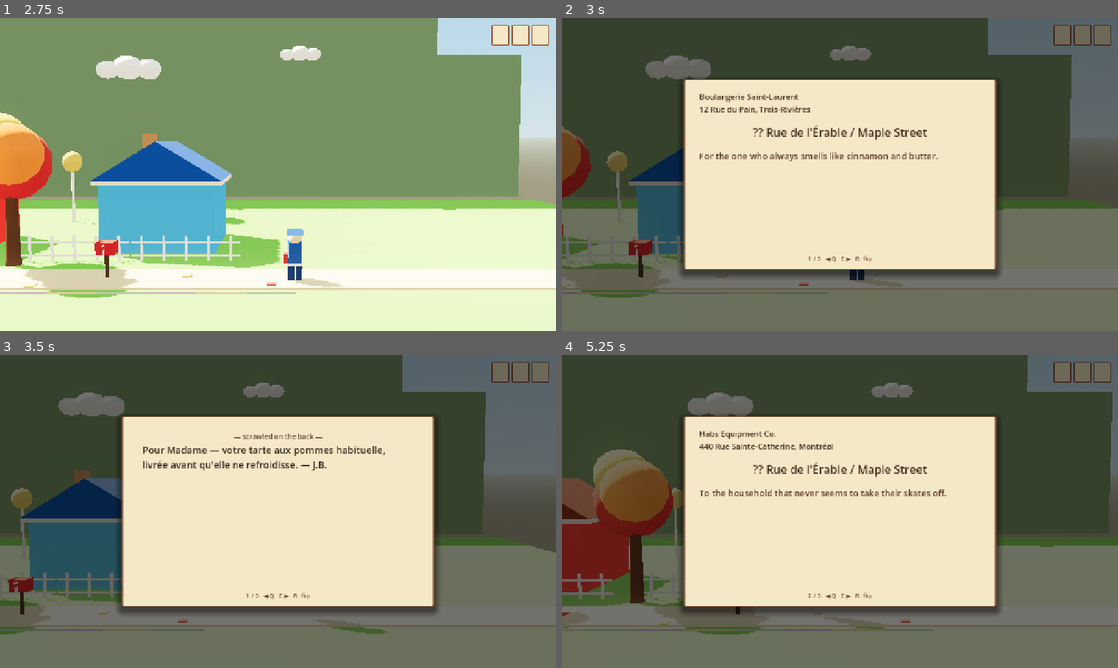
Above: before the commit, frames 1-4 (two rows, left to right).
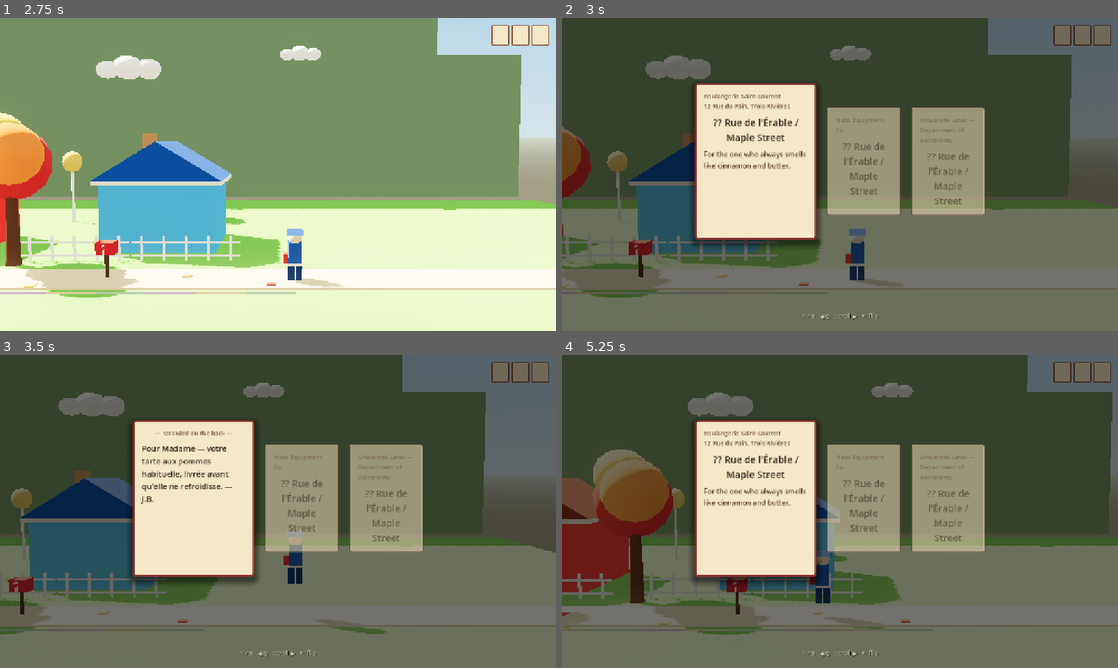
Above: after the commit, the same moments.

Repository: mariam-arab/Mailman
Game: Godot game, scene res://scenes/levels/neighborhood_01.tscn
Same seed, same stepped clock (60 frames per second), same inputs: the game is played once before the commit and once after it.
Inputs (mouse positions are in pixels of both pictures, inside the frame that each line leads up to):
- Up to frame 1 (2.75 s): tap Enter at 0.5 s; move the mouse to (400, 158) at 0.52 s; hold D (move_right) 0.53-1.28 s; hold R (flip_letter) 0.53-1.28 s; tap Space (jump) at 0.77, 1.52 s; tap E (interact) at 0.8, 1.35, 2.3 s; move the mouse to (166, 190) at 1.27 s; hold A (move_left) 1.28-2.03 s; tap R (flip_letter) at 1.55 s; move the mouse to (333, 105) at 2.02 s; hold D (move_right) from 2.03 s (still down); hold R (flip_letter) from 2.03 s (still down)
- Up to frame 2 (3 s): keep holding D (move_right); move the mouse to (812, 237) at 2.77 s; release R (flip_letter) at 2.78 s; tap Tab (inspect_mail) at 2.85 s
- Up to frame 3 (3.5 s): keep holding D (move_right); tap Space (jump) at 3.02 s; tap R (flip_letter) at 3.05 s
- Up to frame 4 (5.25 s): move the mouse to (1006, 558) at 3.52 s; release D (move_right) at 3.53 s; hold E (interact) 3.53-4.28 s; hold A (move_left) from 3.53 s (still down); tap Space (jump) at 3.77, 4.52 s; move the mouse to (673, 464) at 4.27 s; tap Mouse wheel up (next_letter) at 4.35 s; tap R (flip_letter) at 4.55 s; move the mouse to (867, 511) at 5.02 s; hold Q (prev_letter) from 5.03 s (still down)

Frame 1 is identical in both runs. In frame 2, 27% of the frame differs, in the area x 21-79%, y 19-97%; in frame 3, 27%; in frame 4, 27%.

Commit message:
add letter carousel

Diff:
--- a/project.godot
+++ b/project.godot
@@ -62,8 +62,7 @@
 }
 next_letter={
 "deadzone": 0.5,
-"events": [Object(InputEventKey,"resource_local_to_scene":false,"resource_name":"","device":-1,"window_id":0,"alt_pressed":false,"shift_pressed":false,"ctrl_pressed":false,"meta_pressed":false,"pressed":false,"keycode":0,"physical_keycode":69,"key_label":0,"unicode":101,"location":0,"echo":false,"script":null)
-, Object(InputEventMouseButton,"resource_local_to_scene":false,"resource_name":"","device":-1,"window_id":0,"alt_pressed":false,"shift_pressed":false,"ctrl_pressed":false,"meta_pressed":false,"button_mask":0,"position":Vector2(0, 0),"global_position":Vector2(0, 0),"factor":1.0,"button_index":4,"canceled":false,"pressed":false,"double_click":false,"script":null)
+"events": [Object(InputEventMouseButton,"resource_local_to_scene":false,"resource_name":"","device":-1,"window_id":0,"alt_pressed":false,"shift_pressed":false,"ctrl_pressed":false,"meta_pressed":false,"button_mask":0,"position":Vector2(0, 0),"global_position":Vector2(0, 0),"factor":1.0,"button_index":4,"canceled":false,"pressed":false,"double_click":false,"script":null)
 ]
 }
 prev_letter={
--- a/scenes/ui/hud.tscn
+++ b/scenes/ui/hud.tscn
@@ -1,21 +1,6 @@
-[gd_scene load_steps=5 format=3 uid="uid://b1mailman1hud"]
+[gd_scene load_steps=4 format=3 uid="uid://b1mailman1hud"]
 
 [ext_resource type="Script" path="res://scripts/ui/hud.gd" id="1_hud"]
-
-[sub_resource type="StyleBoxFlat" id="StyleBox_envelope"]
-bg_color = Color(0.96, 0.91, 0.78, 1)
-border_color = Color(0.45, 0.28, 0.18, 1)
-border_width_left = 3
-border_width_right = 3
-border_width_top = 3
-border_width_bottom = 3
-corner_radius_top_left = 4
-corner_radius_top_right = 4
-corner_radius_bottom_left = 4
-corner_radius_bottom_right = 4
-shadow_color = Color(0, 0, 0, 0.45)
-shadow_size = 16
-shadow_offset = Vector2(0, 8)
 
 [sub_resource type="StyleBoxFlat" id="StyleBox_dim"]
 bg_color = Color(0, 0, 0, 0.55)
@@ -77,81 +62,31 @@
 anchor_bottom = 1.0
 theme_override_styles/panel = SubResource("StyleBox_dim")
 
-[node name="Envelope" type="Panel" parent="Inspection"]
-anchors_preset = 8
-anchor_left = 0.5
-anchor_top = 0.5
-anchor_right = 0.5
-anchor_bottom = 0.5
-offset_left = -360.0
-offset_top = -220.0
-offset_right = 360.0
-offset_bottom = 220.0
-theme_override_styles/panel = SubResource("StyleBox_envelope")
-
-[node name="Front" type="VBoxContainer" parent="Inspection/Envelope"]
+; Cards are added dynamically by hud.gd. alignment=1 centres them horizontally.
+; offset_bottom reserves space for the PagerHint label below.
+[node name="CarouselRow" type="HBoxContainer" parent="Inspection"]
 anchors_preset = 15
 anchor_right = 1.0
 anchor_bottom = 1.0
-offset_left = 36.0
-offset_top = 28.0
-offset_right = -36.0
-offset_bottom = -56.0
-theme_override_constants/separation = 22
+offset_left = 40.0
+offset_right = -40.0
+offset_bottom = -60.0
+alignment = 1
+theme_override_constants/separation = 24
 
-[node name="Sender" type="Label" parent="Inspection/Envelope/Front"]
-text = ""
-theme_override_font_sizes/font_size = 18
-theme_override_colors/font_color = Color(0.25, 0.18, 0.12, 1)
-
-[node name="Address" type="Label" parent="Inspection/Envelope/Front"]
-text = ""
-theme_override_font_sizes/font_size = 26
-theme_override_colors/font_color = Color(0.25, 0.18, 0.12, 1)
-horizontal_alignment = 1
-
-[node name="Recipient" type="Label" parent="Inspection/Envelope/Front"]
-text = ""
-autowrap_mode = 3
-theme_override_font_sizes/font_size = 20
-theme_override_colors/font_color = Color(0.35, 0.22, 0.15, 1)
-
-[node name="Back" type="VBoxContainer" parent="Inspection/Envelope"]
-visible = false
-anchors_preset = 15
+[node name="PagerHint" type="Label" parent="Inspection"]
+anchor_top = 1.0
 anchor_right = 1.0
 anchor_bottom = 1.0
-offset_left = 48.0
-offset_top = 36.0
-offset_right = -48.0
-offset_bottom = -56.0
-
-[node name="BackTitle" type="Label" parent="Inspection/Envelope/Back"]
-text = "— scrawled on the back —"
-theme_override_font_sizes/font_size = 16
-theme_override_colors/font_color = Color(0.4, 0.28, 0.20, 1)
-horizontal_alignment = 1
-
-[node name="Clue" type="Label" parent="Inspection/Envelope/Back"]
-text = ""
-autowrap_mode = 3
-theme_override_font_sizes/font_size = 22
-theme_override_colors/font_color = Color(0.20, 0.15, 0.10, 1)
-
-[node name="Pager" type="Label" parent="Inspection/Envelope"]
-anchors_preset = 7
-anchor_left = 0.5
-anchor_top = 1.0
-anchor_right = 0.5
-anchor_bottom = 1.0
-offset_left = -180.0
-offset_top = -36.0
-offset_right = 180.0
+offset_top = -44.0
 offset_bottom = -12.0
 text = ""
 horizontal_alignment = 1
 theme_override_font_sizes/font_size = 14
-theme_override_colors/font_color = Color(0.45, 0.30, 0.20, 1)
+theme_override_colors/font_color = Color(0.85, 0.80, 0.72, 1)
+theme_override_colors/font_shadow_color = Color(0, 0, 0, 0.7)
+theme_override_constants/shadow_offset_x = 1
+theme_override_constants/shadow_offset_y = 1
 
 [node name="Summary" type="Control" parent="."]
 visible = false
--- a/scripts/ui/hud.gd
+++ b/scripts/ui/hud.gd
@@ -1,28 +1,27 @@
 extends CanvasLayer
 ## Heads-up display for Special Delivery. Stays minimal — the spec wants
 ## immersion, so the HUD only shows: a stamp row tracking deliveries, a small
-## interaction prompt, the envelope inspection panel, and the end-of-day card.
+## interaction prompt, the letter carousel, and the end-of-day card.
 
 @onready var stamp_row: HBoxContainer = $StampRow
 @onready var prompt_label: Label = $PromptLabel
 @onready var inspection: Control = $Inspection
-@onready var inspect_envelope: Panel = $Inspection/Envelope
-@onready var inspect_front: VBoxContainer = $Inspection/Envelope/Front
-@onready var inspect_back: VBoxContainer = $Inspection/Envelope/Back
-@onready var sender_label: Label = $Inspection/Envelope/Front/Sender
-@onready var address_label: Label = $Inspection/Envelope/Front/Address
-@onready var recipient_label: Label = $Inspection/Envelope/Front/Recipient
-@onready var clue_label: Label = $Inspection/Envelope/Back/Clue
-@onready var pager_label: Label = $Inspection/Envelope/Pager
+@onready var carousel_row: HBoxContainer = $Inspection/CarouselRow
+@onready var pager_hint: Label = $Inspection/PagerHint
 @onready var summary: Control = $Summary
 @onready var summary_label: Label = $Summary/Center/SummaryLabel
 
 var _player: Node = null
 var _showing_inspection: bool = false
 var _showing_back: bool = false
+var _cards: Array = []
+
+var _style_selected: StyleBoxFlat
+var _style_idle: StyleBoxFlat
 
 
 func _ready() -> void:
+	_build_styles()
 	inspection.visible = false
 	summary.visible = false
 	prompt_label.text = ""
@@ -32,6 +31,23 @@
 	GameState.selected_letter_changed.connect(_on_selected_changed)
 
 
+func _build_styles() -> void:
+	_style_selected = StyleBoxFlat.new()
+	_style_selected.bg_color = Color(0.96, 0.91, 0.78)
+	_style_selected.border_color = Color(0.55, 0.20, 0.18)
+	_style_selected.set_border_width_all(4)
+	_style_selected.set_corner_radius_all(6)
+	_style_selected.shadow_color = Color(0, 0, 0, 0.45)
+	_style_selected.shadow_size = 16
+	_style_selected.shadow_offset = Vector2(0, 8)
+
+	_style_idle = StyleBoxFlat.new()
+	_style_idle.bg_color = Color(0.93, 0.87, 0.72)
+	_style_idle.border_color = Color(0.45, 0.28, 0.18)
+	_style_idle.set_border_width_all(2)
+	_style_idle.set_corner_radius_all(4)
+
+
 ## Bound by the level so HUD can release/recapture the mouse when inspecting.
 func bind_player(player: Node) -> void:
 	_player = player
@@ -47,8 +63,7 @@
 	elif _showing_inspection:
 		if event.is_action_pressed("flip_letter"):
 			_showing_back = not _showing_back
-			inspect_front.visible = not _showing_back
-			inspect_back.visible = _showing_back
+			_refresh_carousel()
 		elif event.is_action_pressed("next_letter"):
 			GameState.cycle_selection(1)
 		elif event.is_action_pressed("prev_letter"):
@@ -62,50 +77,144 @@
 	inspection.visible = _showing_inspection
 	if _showing_inspection:
 		_showing_back = false
-		inspect_front.visible = true
-		inspect_back.visible = false
-		_refresh_inspection()
-	# Release the mouse during inspection so the player can read comfortably.
+		_rebuild_carousel()
 	if _player and _player.has_method("set_input_active"):
 		_player.set_input_active(not _showing_inspection)
 
 
-func _refresh_inspection() -> void:
-	var letter = GameState.get_selected_letter()
-	if letter == null:
-		sender_label.text = ""
-		address_label.text = ""
-		recipient_label.text = ""
-		clue_label.text = ""
-		pager_label.text = "Bag empty"
-		return
-	# Front of envelope — sender block, smudged street, vague recipient.
-	sender_label.text = "%s\n%s" % [letter.sender_name, letter.sender_address]
-	address_label.text = letter.address_line
-	recipient_label.text = letter.recipient_description
-	# Back — handwritten clue.
-	clue_label.text = letter.clue_text
-	pager_label.text = "%d / %d   ◀ Q   E ▶   R: flip" % [
-		GameState.selected_index + 1, GameState.mail_bag.size()
-	]
+## Rebuilds all cards from the current mail bag — called on open and after delivery.
+func _rebuild_carousel() -> void:
+	for child in carousel_row.get_children():
+		child.queue_free()
+	_cards.clear()
+	for _i in GameState.mail_bag.size():
+		var card := _make_card()
+		carousel_row.add_child(card)
+		_cards.append(card)
+	_refresh_carousel()
+
+
+## Updates visual state of every card without recreating nodes.
+func _refresh_carousel() -> void:
+	var bag := GameState.mail_bag
+	var sel := GameState.selected_index
+	for i in _cards.size():
+		if i >= bag.size():
+			break
+		_apply_card_state(_cards[i], bag[i], i == sel)
+	if bag.size() > 0:
+		pager_hint.text = "%d / %d   ◀ Q   scroll ▶   R: flip" % [sel + 1, bag.size()]
+	else:
+		pager_hint.text = "Bag empty"
+
+
+func _apply_card_state(card: Panel, letter, is_selected: bool) -> void:
+	card.custom_minimum_size = Vector2(280, 360) if is_selected else Vector2(170, 250)
+	card.add_theme_stylebox_override("panel", _style_selected if is_selected else _style_idle)
+	card.modulate = Color.WHITE if is_selected else Color(1, 1, 1, 0.55)
+
+	var vbox: VBoxContainer = card.get_node("VBox")
+	var sender_lbl: Label = vbox.get_node("Sender")
+	var address_lbl: Label = vbox.get_node("Address")
+	var recipient_lbl: Label = vbox.get_node("Recipient")
+	var clue_header_lbl: Label = vbox.get_node("ClueHeader")
+	var clue_lbl: Label = vbox.get_node("Clue")
+
+	if is_selected and _showing_back:
+		sender_lbl.visible = false
+		address_lbl.visible = false
+		recipient_lbl.visible = false
+		clue_header_lbl.visible = true
+		clue_lbl.visible = true
+		clue_lbl.text = letter.clue_text
+	elif is_selected:
+		sender_lbl.visible = true
+		address_lbl.visible = true
+		recipient_lbl.visible = true
+		clue_header_lbl.visible = false
+		clue_lbl.visible = false
+		sender_lbl.text = "%s\n%s" % [letter.sender_name, letter.sender_address]
+		address_lbl.text = letter.address_line
+		recipient_lbl.text = letter.recipient_description
+	else:
+		# Condensed: address + sender only.
+		sender_lbl.visible = true
+		address_lbl.visible = true
+		recipient_lbl.visible = false
+		clue_header_lbl.visible = false
+		clue_lbl.visible = false
+		sender_lbl.text = letter.sender_name
+		address_lbl.text = letter.address_line
+
+
+func _make_card() -> Panel:
+	var card := Panel.new()
+	card.size_flags_vertical = Control.SIZE_SHRINK_CENTER
+
+	var vbox := VBoxContainer.new()
+	vbox.name = "VBox"
+	vbox.set_anchors_and_offsets_preset(Control.PRESET_FULL_RECT)
+	vbox.offset_left = 20
+	vbox.offset_top = 20
+	vbox.offset_right = -20
+	vbox.offset_bottom = -20
+	vbox.add_theme_constant_override("separation", 12)
+
+	var sender := Label.new()
+	sender.name = "Sender"
+	sender.autowrap_mode = TextServer.AUTOWRAP_WORD
+	sender.add_theme_font_size_override("font_size", 14)
+	sender.add_theme_color_override("font_color", Color(0.40, 0.28, 0.18))
+
+	var address := Label.new()
+	address.name = "Address"
+	address.autowrap_mode = TextServer.AUTOWRAP_WORD
+	address.horizontal_alignment = HORIZONTAL_ALIGNMENT_CENTER
+	address.add_theme_font_size_override("font_size", 22)
+	address.add_theme_color_override("font_color", Color(0.20, 0.14, 0.10))
+
+	var recipient := Label.new()
+	recipient.name = "Recipient"
+	recipient.autowrap_mode = TextServer.AUTOWRAP_WORD
+	recipient.add_theme_font_size_override("font_size", 16)
+	recipient.add_theme_color_override("font_color", Color(0.35, 0.22, 0.15))
+
+	var clue_header := Label.new()
+	clue_header.name = "ClueHeader"
+	clue_header.text = "— scrawled on the back —"
+	clue_header.horizontal_alignment = HORIZONTAL_ALIGNMENT_CENTER
+	clue_header.add_theme_font_size_override("font_size", 14)
+	clue_header.add_theme_color_override("font_color", Color(0.40, 0.28, 0.20))
+
+	var clue := Label.new()
+	clue.name = "Clue"
+	clue.autowrap_mode = TextServer.AUTOWRAP_WORD
+	clue.add_theme_font_size_override("font_size", 18)
+	clue.add_theme_color_override("font_color", Color(0.20, 0.15, 0.10))
+
+	vbox.add_child(sender)
+	vbox.add_child(address)
+	vbox.add_child(recipient)
+	vbox.add_child(clue_header)
+	vbox.add_child(clue)
+	card.add_child(vbox)
+	return card
 
 
 func _on_selected_changed(_index: int, _letter) -> void:
 	if _showing_inspection:
-		_refresh_inspection()
+		_showing_back = false
+		_refresh_carousel()
 
 
 func _on_day_started(_day: int, letters: Array) -> void:
-	# Rebuild the stamp row — one TextureRect-style placeholder per letter.
 	for child in stamp_row.get_children():
 		child.queue_free()
-	for i in letters.size():
-		var slot := _make_stamp_slot()
-		stamp_row.add_child(slot)
+	for _i in letters.size():
+		stamp_row.add_child(_make_stamp_slot())
 
 
 func _on_letter_delivered(_letter, _house_id: String, was_correct: bool) -> void:
-	# Stamp the next slot. Green check for correct, "?" for wrong.
 	for slot in stamp_row.get_children():
 		if slot.get_meta("delivered", false) == false:
 			slot.set_meta("delivered", true)
@@ -118,7 +227,7 @@
 				mark.add_theme_color_override("font_color", Color(0.55, 0.40, 0.18))
 			break
 	if _showing_inspection:
-		_refresh_inspection()
+		_rebuild_carousel()
 
 
 func _on_day_ended(day: int, results: Array) -> void:
@@ -130,6 +239,8 @@
 		day, correct, results.size()
 	]
 	summary.visible = true
+	inspection.visible = false
+	_showing_inspection = false
 	if _player and _player.has_method("set_input_active"):
 		_player.set_input_active(false)
 
@@ -137,7 +248,6 @@
 func _make_stamp_slot() -> Panel:
 	var slot := Panel.new()
 	slot.custom_minimum_size = Vector2(40, 48)
-	# Subtle vintage-stamp look: cream background with a thin warm border.
 	var sb := StyleBoxFlat.new()
 	sb.bg_color = Color(0.96, 0.91, 0.78)
 	sb.border_color = Color(0.55, 0.30, 0.20)
